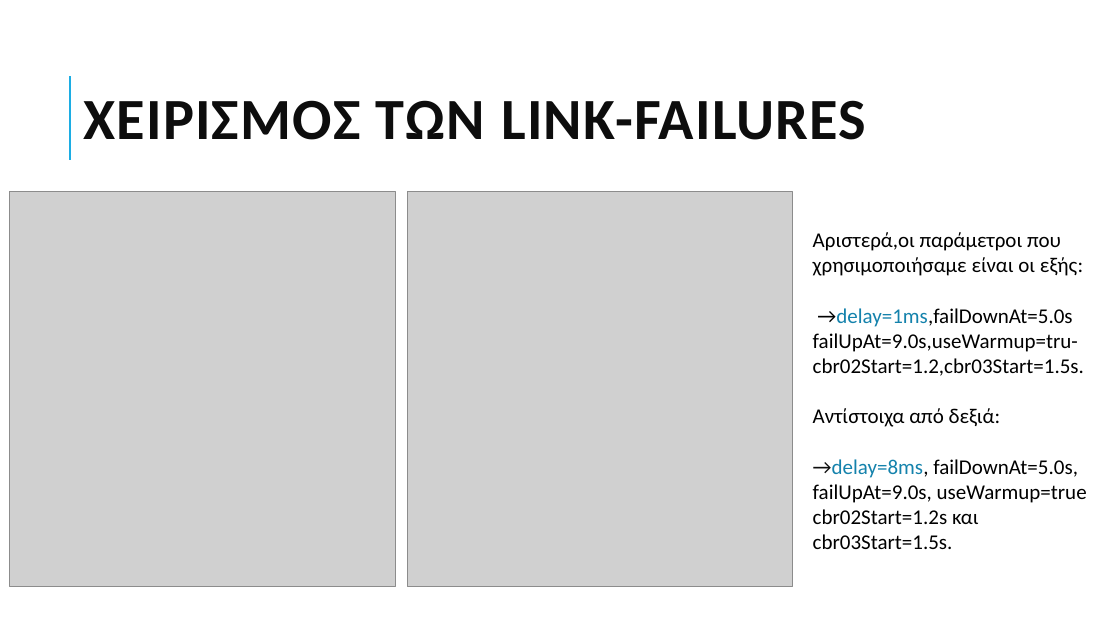
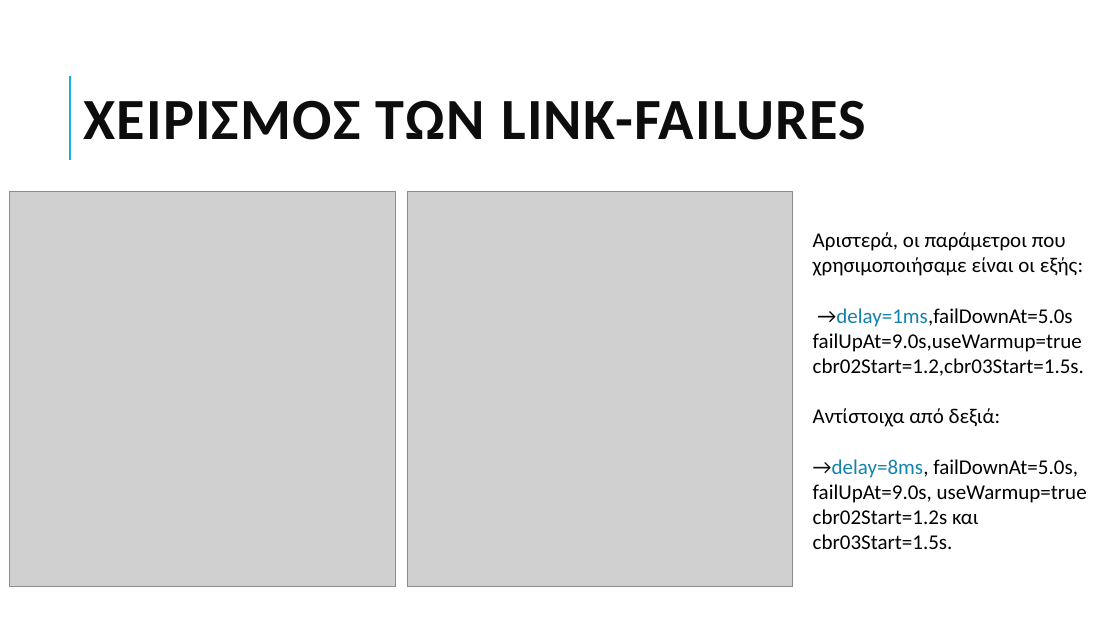
Before and after one commit to grgmyl/Ns3Project, a slide deck: slide 16 of Presentations/Ns-3_presentation_F.pptx. Drawn at 1120x630 pixels with LibreOffice and Linux fonts; fonts in the diff are those of the drawing; grey boxes stand for pictures. Boxes give left, top, right and bottom in pixels: in the first picture for what was removed or moved away, otherwise in the second. Text is boxed around its words. In the diff, an @@ line names an element or a change of style, - is before the commit and + after.

```diff
--- a/Presentations/Ns-3_presentation_F.pptx
+++ b/Presentations/Ns-3_presentation_F.pptx
@@ text at box(813, 232, 1084, 376): text changed @@
-Αριστερά,οι παράμετροι που χρησιμοποιήσαμε είναι οι εξής:
-→delay=1ms,failDownAt=5.0s
-failUpAt=9.0s,useWarmup=tru-cbr02Start=1.2,cbr03Start=1.5s.
+Αριστερά, οι παράμετροι που χρησιμοποιήσαμε είναι οι εξής:
+→delay=1ms,failDownAt=5.0s
+failUpAt=9.0s,useWarmup=true
+cbr02Start=1.2,cbr03Start=1.5s.
```
Also in this commit, not shown: 4 other slides changed.
